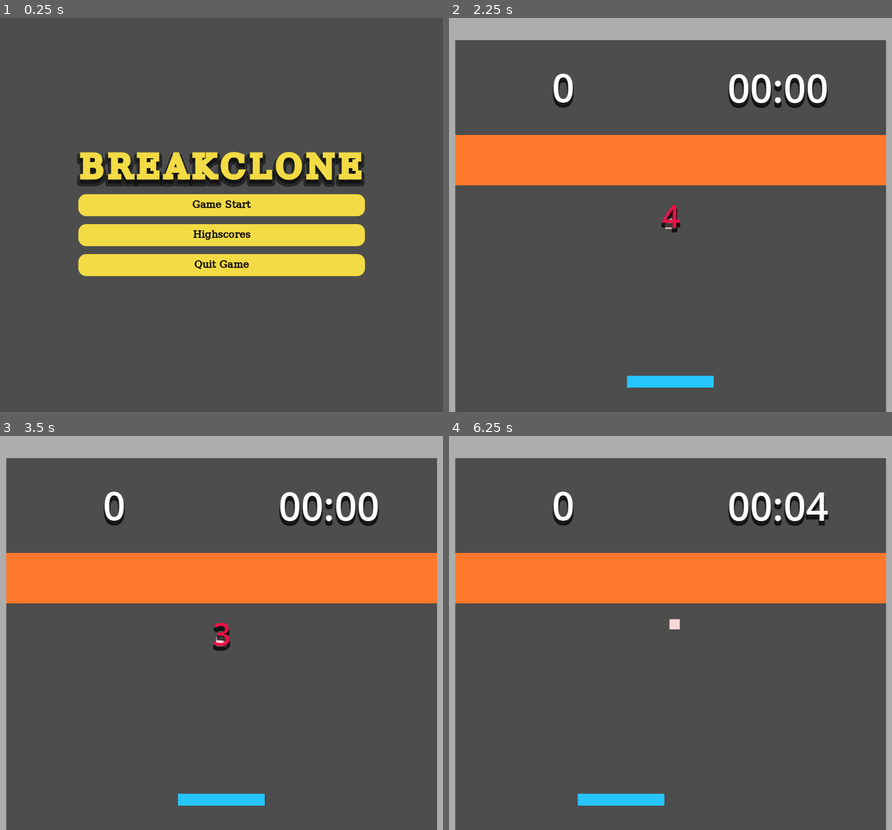
Above: before the commit, frames 1-4 (two rows, left to right).
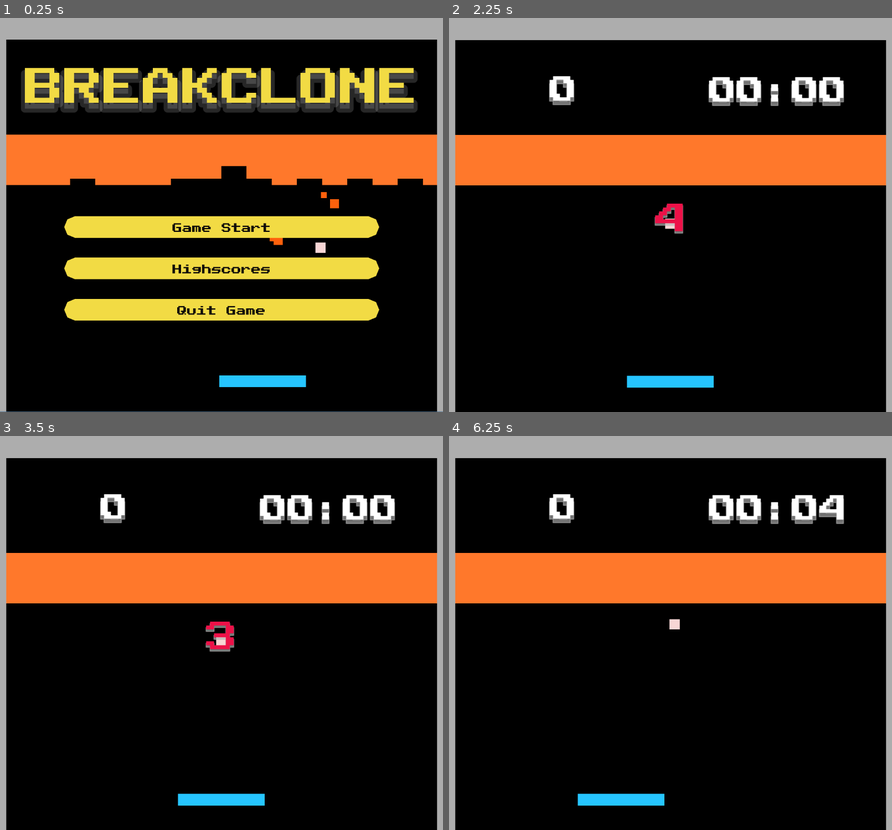
Above: after the commit, the same moments.

Repository: KeiGar/OrbFall
Game: Godot game, scene res://scenes/menus/main_menu_controls.tscn
Two runs of this game, one before a commit and one after it. Both use one fixed random seed, a clock stepped at 60 frames per second and the inputs below.
Inputs:
- Up to frame 1 (0.25 s): no input
- Up to frame 2 (2.25 s): click "Highscores" at 0.5 s; click "Return" at 1.25 s; click "Game Start" at 2 s
- Up to frame 3 (3.5 s): tap Enter at 2.75 s; hold D (player_moveRight) from 2.78 s (still down); hold Enter from 2.78 s (still down)
- Up to frame 4 (6.25 s): tap Space at 3.5, 5 s; release D (player_moveRight) at 3.53 s; release Enter at 3.53 s; hold Shift (slow_down_time) 3.53-4.28 s; tap Enter at 3.6, 4.25, 5.1, 5.75 s; hold Enter 4.28-5.03 s; hold D (player_moveRight) 4.28-5.78 s; hold A (player_moveLeft) from 5.78 s (still down); hold Enter from 5.78 s (still down)

The runs differ from the first frame. In frame 1, 93% of the frame differs, in the area x 0-100%, y 0-100%; in frame 2, 78%; in frame 3, 78%; in frame 4, 78%.
Error in both runs: Trying to assign an array of type "Array" to a variable of type "Array[HighscoreData]". (res://scripts/utils/highscore_manager.gd:18)

Commit message:
added fonts, backgrounds and adjusted styles and layout of menus

Diff:
--- a/scenes/game_assets/game.tscn
+++ b/scenes/game_assets/game.tscn
@@ -2,42 +2,32 @@
 
 [ext_resource type="Script" uid="uid://d1b7odoxshqad" path="res://scripts/game_assets/game.gd" id="1_lbhrr"]
 [ext_resource type="Script" uid="uid://ccm70s242m0kt" path="res://scripts/game_assets/game_timer.gd" id="2_iywne"]
+[ext_resource type="FontFile" uid="uid://dfbrfi1pnqbms" path="res://styles/fonts/PublicPixel-rv0pA.ttf" id="2_pc6uq"]
 [ext_resource type="PackedScene" uid="uid://bfexw7mgg1cck" path="res://scenes/game_assets/level_scene.tscn" id="3_dqskq"]
 [ext_resource type="PackedScene" uid="uid://cd0hrtf2laq6a" path="res://scenes/menus/game_over_screen.tscn" id="7_po76p"]
 [ext_resource type="PackedScene" uid="uid://epwevbbl7hwq" path="res://scenes/menus/pause_menu.tscn" id="7_u5sy4"]
 
-[sub_resource type="LabelSettings" id="LabelSettings_dqskq"]
-font_size = 100
-shadow_size = 10
-shadow_color = Color(0, 0, 0, 0.62352943)
-shadow_offset = Vector2(0, 10)
-
-[sub_resource type="SystemFont" id="SystemFont_iywne"]
-subpixel_positioning = 0
-
 [sub_resource type="LabelSettings" id="LabelSettings_p57ef"]
-font = SubResource("SystemFont_iywne")
+font = ExtResource("2_pc6uq")
 font_size = 80
 font_color = Color(0.92941177, 0.06666667, 0.28235295, 1)
-shadow_size = 10
-shadow_color = Color(0, 0, 0, 0.62352943)
-shadow_offset = Vector2(0, 10)
+shadow_size = 5
+shadow_color = Color(0.70796657, 0.7079665, 0.7079665, 0.62352943)
+shadow_offset = Vector2(0, 5)
 
 [sub_resource type="GDScript" id="GDScript_lbhrr"]
 script/source = "extends Label
 "
 
+[sub_resource type="LabelSettings" id="LabelSettings_dqskq"]
+font = ExtResource("2_pc6uq")
+font_size = 70
+shadow_size = 5
+shadow_color = Color(0.70796657, 0.7079665, 0.7079665, 0.62352943)
+shadow_offset = Vector2(0, 10)
+
 [node name="Game" type="Node2D"]
 script = ExtResource("1_lbhrr")
-
-[node name="ScoreLabel" type="Label" parent="."]
-offset_left = -544.0
-offset_top = -465.0
-offset_bottom = -226.0
-text = "0"
-label_settings = SubResource("LabelSettings_dqskq")
-horizontal_alignment = 1
-vertical_alignment = 1
 
 [node name="GameTimer" type="Node2D" parent="."]
 script = ExtResource("2_iywne")
@@ -65,6 +55,15 @@
 
 [node name="LevelScenes" parent="." instance=ExtResource("3_dqskq")]
 
+[node name="ScoreLabel" type="Label" parent="."]
+offset_left = -544.0
+offset_top = -465.0
+offset_bottom = -226.0
+text = "0"
+label_settings = SubResource("LabelSettings_dqskq")
+horizontal_alignment = 1
+vertical_alignment = 1
+
 [node name="Menus" type="Node2D" parent="."]
 
 [node name="GameOverScreen" parent="Menus" instance=ExtResource("7_po76p")]
--- a/scenes/game_assets/level_scene.tscn
+++ b/scenes/game_assets/level_scene.tscn
@@ -17,6 +17,22 @@
 
 [node name="LevelScenes" type="Node2D"]
 script = ExtResource("1_ro0ch")
+
+[node name="ColorRect" type="ColorRect" parent="."]
+anchors_preset = 8
+anchor_left = 0.5
+anchor_top = 0.5
+anchor_right = 0.5
+anchor_bottom = 0.5
+offset_left = -636.0
+offset_top = -525.0
+offset_right = 643.0
+offset_bottom = 525.0
+grow_horizontal = 2
+grow_vertical = 2
+size_flags_horizontal = 4
+size_flags_vertical = 4
+color = Color(0, 0, 0, 1)
 
 [node name="Player" parent="." instance=ExtResource("1_u48xk")]
 position = Vector2(0, 402)
--- a/scenes/menus/game_over_screen.tscn
+++ b/scenes/menus/game_over_screen.tscn
@@ -2,11 +2,10 @@
 
 [ext_resource type="Script" uid="uid://pi3ngqwfc1dh" path="res://scripts/menus/game_over_screen.gd" id="1_agkj2"]
 [ext_resource type="Theme" uid="uid://kslgr1vu48c6" path="res://styles/main_menu/style_main_menu.tres" id="1_bcvxg"]
-
-[sub_resource type="FontVariation" id="FontVariation_p57ef"]
+[ext_resource type="FontFile" uid="uid://dfbrfi1pnqbms" path="res://styles/fonts/PublicPixel-rv0pA.ttf" id="3_a8ias"]
 
 [sub_resource type="LabelSettings" id="LabelSettings_u5sy4"]
-font = SubResource("FontVariation_p57ef")
+font = ExtResource("3_a8ias")
 font_size = 80
 font_color = Color(1, 0.089999974, 0.089999974, 1)
 shadow_size = 20
--- a/scenes/menus/highscore_menu.tscn
+++ b/scenes/menus/highscore_menu.tscn
@@ -2,14 +2,11 @@
 
 [ext_resource type="Script" uid="uid://d4b10t5ymxudx" path="res://scripts/menus/highscore_menu.gd" id="1_3pnpd"]
 [ext_resource type="Theme" uid="uid://kslgr1vu48c6" path="res://styles/main_menu/style_main_menu.tres" id="1_haig6"]
-
-[sub_resource type="SystemFont" id="SystemFont_haig6"]
-font_weight = 100
-subpixel_positioning = 0
+[ext_resource type="FontFile" uid="uid://dfbrfi1pnqbms" path="res://styles/fonts/PublicPixel-rv0pA.ttf" id="3_54ooy"]
 
 [sub_resource type="Theme" id="Theme_haig6"]
-default_font = SubResource("SystemFont_haig6")
-default_font_size = 30
+default_font = ExtResource("3_54ooy")
+default_font_size = 15
 Label/colors/font_color = Color(1, 1, 1, 1)
 Label/colors/font_outline_color = Color(0, 0, 0, 1)
 Label/colors/font_shadow_color = Color(0, 0, 0, 0)
@@ -18,30 +15,56 @@
 Label/constants/shadow_outline_size = 1
 Label/font_sizes/font_size = 30
 
-[node name="HighscoreMenu" type="BoxContainer"]
+[node name="HighscoreMenu" type="Control"]
+layout_mode = 3
 anchors_preset = 8
 anchor_left = 0.5
 anchor_top = 0.5
 anchor_right = 0.5
 anchor_bottom = 0.5
-offset_left = -102.5
-offset_top = -72.0
-offset_right = 102.5
-offset_bottom = 72.0
+offset_left = -562.5
+offset_top = -500.0
+offset_right = 562.5
+offset_bottom = 500.0
 grow_horizontal = 2
 grow_vertical = 2
+size_flags_horizontal = 4
+size_flags_vertical = 4
 theme = ExtResource("1_haig6")
-theme_override_constants/separation = 20
-alignment = 1
-vertical = true
 script = ExtResource("1_3pnpd")
 
-[node name="Label" type="Label" parent="."]
+[node name="Background" type="ColorRect" parent="."]
+layout_mode = 1
+anchors_preset = 15
+anchor_right = 1.0
+anchor_bottom = 1.0
+grow_horizontal = 2
+grow_vertical = 2
+size_flags_horizontal = 4
+size_flags_vertical = 4
+color = Color(0, 0, 0, 1)
+
+[node name="VBoxContainer" type="VBoxContainer" parent="."]
+layout_mode = 1
+anchors_preset = 8
+anchor_left = 0.5
+anchor_top = 0.5
+anchor_right = 0.5
+anchor_bottom = 0.5
+offset_left = -360.0
+offset_top = -101.0
+offset_right = 360.0
+offset_bottom = 101.0
+grow_horizontal = 2
+grow_vertical = 2
+theme_override_constants/separation = 30
+
+[node name="Label" type="Label" parent="VBoxContainer"]
 layout_mode = 2
 text = "HIGHSCORE"
 horizontal_alignment = 1
 
-[node name="HighscoreTable" type="GridContainer" parent="."]
+[node name="HighscoreTable" type="GridContainer" parent="VBoxContainer"]
 layout_mode = 2
 size_flags_stretch_ratio = 1.05
 theme = SubResource("Theme_haig6")
@@ -49,13 +72,13 @@
 theme_override_constants/v_separation = 2
 columns = 3
 
-[node name="Btn_Return" type="Button" parent="."]
+[node name="Btn_Return" type="Button" parent="VBoxContainer"]
 layout_mode = 2
 text = "Return"
 
-[node name="Btn_Delete" type="Button" parent="."]
+[node name="Btn_Delete" type="Button" parent="VBoxContainer"]
 layout_mode = 2
 text = "Delete All Data"
 
-[connection signal="pressed" from="Btn_Return" to="." method="_on_btn_return_pressed"]
-[connection signal="pressed" from="Btn_Delete" to="." method="_on_btn_delete_pressed"]
+[connection signal="pressed" from="VBoxContainer/Btn_Return" to="." method="_on_btn_return_pressed"]
+[connection signal="pressed" from="VBoxContainer/Btn_Delete" to="." method="_on_btn_delete_pressed"]
--- a/scenes/menus/highscore_saving_screen.tscn
+++ b/scenes/menus/highscore_saving_screen.tscn
@@ -3,45 +3,77 @@
 [ext_resource type="Script" uid="uid://bmsycgxcjaxru" path="res://scripts/menus/highscore_saving_screen.gd" id="1_nqqvx"]
 [ext_resource type="Theme" uid="uid://kslgr1vu48c6" path="res://styles/main_menu/style_main_menu.tres" id="1_qoktr"]
 
-[node name="HighscoreSavingScreen" type="BoxContainer"]
+[node name="HighscoreSavingScreen" type="Control"]
+layout_mode = 3
+anchors_preset = 15
+anchor_right = 1.0
+anchor_bottom = 1.0
+grow_horizontal = 2
+grow_vertical = 2
+size_flags_horizontal = 4
+size_flags_vertical = 4
+theme = ExtResource("1_qoktr")
+script = ExtResource("1_nqqvx")
+
+[node name="Background" type="ColorRect" parent="."]
+layout_mode = 1
 anchors_preset = 8
 anchor_left = 0.5
 anchor_top = 0.5
 anchor_right = 0.5
 anchor_bottom = 0.5
-offset_left = -68.5
-offset_top = -11.5
-offset_right = 128.5
-offset_bottom = 58.5
+offset_left = -559.5
+offset_top = -500.0
+offset_right = 560.5
+offset_bottom = 509.0
 grow_horizontal = 2
 grow_vertical = 2
-theme = ExtResource("1_qoktr")
-theme_override_constants/separation = 20
-alignment = 1
-vertical = true
-script = ExtResource("1_nqqvx")
+size_flags_horizontal = 4
+size_flags_vertical = 4
+color = Color(0, 0, 0, 1)
 
-[node name="LBLNewHighscore" type="Label" parent="."]
+[node name="VBoxContainer" type="VBoxContainer" parent="."]
+layout_mode = 1
+anchors_preset = 8
+anchor_left = 0.5
+anchor_top = 0.5
+anchor_right = 0.5
+anchor_bottom = 0.5
+offset_left = -560.0
+offset_top = -180.0
+offset_right = 560.0
+offset_bottom = 180.0
+grow_horizontal = 2
+grow_vertical = 2
+theme_override_constants/separation = 40
+metadata/_edit_use_anchors_ = true
+
+[node name="LBLNewHighscore" type="Label" parent="VBoxContainer"]
 layout_mode = 2
+size_flags_horizontal = 4
+theme_override_font_sizes/font_size = 60
 text = "NEW HIGHSCORE!"
 horizontal_alignment = 1
 
-[node name="LBLScore" type="Label" parent="."]
+[node name="LBLScore" type="Label" parent="VBoxContainer"]
 layout_mode = 2
+size_flags_horizontal = 4
 text = "0"
 horizontal_alignment = 1
 
-[node name="PlayerNameTextField" type="TextEdit" parent="."]
-custom_minimum_size = Vector2(200, 55)
+[node name="PlayerNameTextField" type="TextEdit" parent="VBoxContainer"]
+custom_minimum_size = Vector2(600, 55)
 layout_mode = 2
+size_flags_horizontal = 4
+size_flags_vertical = 4
 placeholder_text = "Enter your name!"
 tab_input_mode = false
 
-[node name="SaveButton" type="Button" parent="."]
+[node name="SaveButton" type="Button" parent="VBoxContainer"]
 custom_minimum_size = Vector2(200, 50)
 layout_mode = 2
 size_flags_horizontal = 4
 text = "Save"
 
-[connection signal="text_changed" from="PlayerNameTextField" to="." method="_on_player_name_text_field_text_changed"]
-[connection signal="pressed" from="SaveButton" to="." method="_on_save_button_pressed"]
+[connection signal="text_changed" from="VBoxContainer/PlayerNameTextField" to="." method="_on_player_name_text_field_text_changed"]
+[connection signal="pressed" from="VBoxContainer/SaveButton" to="." method="_on_save_button_pressed"]
--- a/scenes/menus/main_menu_controls.tscn
+++ b/scenes/menus/main_menu_controls.tscn
@@ -1,53 +1,90 @@
-[gd_scene load_steps=4 format=3 uid="uid://b3ceglkuwrcgy"]
+[gd_scene load_steps=5 format=3 uid="uid://b3ceglkuwrcgy"]
 
 [ext_resource type="Theme" uid="uid://kslgr1vu48c6" path="res://styles/main_menu/style_main_menu.tres" id="1_3dbro"]
 [ext_resource type="Script" uid="uid://bvu3wucuvgrbn" path="res://scripts/menus/main_menu_controls.gd" id="1_8chms"]
+[ext_resource type="Texture2D" uid="uid://cx6ou7wpcrejj" path="res://styles/art/background/BreakoutClone_MainTitle_2.png" id="3_3dbro"]
 
 [sub_resource type="LabelSettings" id="LabelSettings_8chms"]
-font_size = 80
+font_size = 100
 font_color = Color(0.9490196, 0.85882354, 0.26666668, 1)
 outline_color = Color(0.9490196, 0.85882354, 0.26666668, 1)
-shadow_size = 30
-shadow_color = Color(0, 0, 0, 0.49803922)
-shadow_offset = Vector2(0, 10)
+shadow_size = 40
+shadow_color = Color(1, 1, 1, 0.15294118)
+shadow_offset = Vector2(0, 15)
 
-[node name="MainMenuControls" type="BoxContainer"]
+[node name="MainMenuControls" type="Control"]
+layout_mode = 3
 anchors_preset = 8
 anchor_left = 0.5
 anchor_top = 0.5
 anchor_right = 0.5
 anchor_bottom = 0.5
-offset_left = -48.0
-offset_top = -33.0
-offset_right = 48.0
-offset_bottom = 33.0
+offset_left = -562.5
+offset_top = -500.0
+offset_right = 562.5
+offset_bottom = 500.0
 grow_horizontal = 2
 grow_vertical = 2
+size_flags_horizontal = 4
+size_flags_vertical = 4
 theme = ExtResource("1_3dbro")
-theme_override_constants/separation = 20
-alignment = 1
-vertical = true
 script = ExtResource("1_8chms")
 
+[node name="TextureRect" type="TextureRect" parent="."]
+layout_mode = 1
+anchors_preset = 15
+anchor_right = 1.0
+anchor_bottom = 1.0
+grow_horizontal = 2
+grow_vertical = 2
+texture = ExtResource("3_3dbro")
+
 [node name="Game_Title" type="Label" parent="."]
-layout_mode = 2
+layout_mode = 1
+anchors_preset = 5
+anchor_left = 0.5
+anchor_right = 0.5
+offset_left = -500.0
+offset_top = 115.0
+offset_right = 500.0
+offset_bottom = 215.0
+grow_horizontal = 2
+size_flags_horizontal = 4
 text = "BREAKCLONE"
 label_settings = SubResource("LabelSettings_8chms")
 horizontal_alignment = 1
 
-[node name="Btn_Start" type="Button" parent="."]
+[node name="VBoxContainer" type="VBoxContainer" parent="."]
+layout_mode = 1
+anchors_preset = -1
+anchor_left = 0.5
+anchor_top = 0.5
+anchor_right = 0.5
+anchor_bottom = 0.5
+offset_left = -400.0
+offset_top = 2.5
+offset_right = 400.0
+offset_bottom = 267.5
+grow_horizontal = 2
+grow_vertical = 2
+theme_override_constants/separation = 50
+
+[node name="Btn_Start" type="Button" parent="VBoxContainer"]
 layout_mode = 2
+size_flags_vertical = 4
 text = "Game Start"
 
-[node name="Btn_Highscores" type="Button" parent="."]
+[node name="Btn_Highscores" type="Button" parent="VBoxContainer"]
 layout_mode = 2
+size_flags_vertical = 4
 text = "Highscores"
 
-[node name="Btn_QuitGame" type="Button" parent="."]
+[node name="Btn_QuitGame" type="Button" parent="VBoxContainer"]
 layout_mode = 2
+size_flags_vertical = 4
 text = "Quit Game"
 
-[connection signal="pressed" from="Btn_Start" to="." method="_on_btn_start_pressed"]
-[connection signal="pressed" from="Btn_Start" to="Btn_Start" method="_on_pressed"]
-[connection signal="pressed" from="Btn_Highscores" to="." method="_on_btn_highscores_pressed"]
-[connection signal="pressed" from="Btn_QuitGame" to="." method="_on_btn_quit_game_pressed"]
+[connection signal="pressed" from="VBoxContainer/Btn_Start" to="." method="_on_btn_start_pressed"]
+[connection signal="pressed" from="VBoxContainer/Btn_Start" to="VBoxContainer/Btn_Start" method="_on_pressed"]
+[connection signal="pressed" from="VBoxContainer/Btn_Highscores" to="." method="_on_btn_highscores_pressed"]
+[connection signal="pressed" from="VBoxContainer/Btn_QuitGame" to="." method="_on_btn_quit_game_pressed"]
--- a/scenes/menus/pause_menu.tscn
+++ b/scenes/menus/pause_menu.tscn
@@ -5,9 +5,9 @@
 
 [sub_resource type="LabelSettings" id="LabelSettings_uahpa"]
 font_size = 50
-shadow_size = 10
-shadow_color = Color(0, 0, 0, 0.49803922)
-shadow_offset = Vector2(0, 10)
+shadow_size = 2
+shadow_color = Color(0.70796657, 0.7079665, 0.7079665, 0.62352943)
+shadow_offset = Vector2(0, 5)
 
 [node name="PauseMenu" type="BoxContainer"]
 anchors_preset = 8
@@ -22,7 +22,7 @@
 grow_horizontal = 2
 grow_vertical = 2
 theme = ExtResource("1_7unhi")
-theme_override_constants/separation = 20
+theme_override_constants/separation = 30
 alignment = 1
 vertical = true
 script = ExtResource("1_n87rw")
--- a/scenes/utils/stop_watch.tscn
+++ b/scenes/utils/stop_watch.tscn
@@ -1,14 +1,13 @@
 [gd_scene load_steps=4 format=3 uid="uid://c4t7coci0xjpv"]
 
 [ext_resource type="Script" uid="uid://cxti8s5m0g7xb" path="res://scripts/utils/stop_watch.gd" id="1_3muwl"]
-
-[sub_resource type="FontVariation" id="FontVariation_5s4oe"]
+[ext_resource type="FontFile" uid="uid://dfbrfi1pnqbms" path="res://styles/fonts/PublicPixel-rv0pA.ttf" id="2_p0ryv"]
 
 [sub_resource type="LabelSettings" id="LabelSettings_5s4oe"]
-font = SubResource("FontVariation_5s4oe")
-font_size = 100
-shadow_size = 10
-shadow_color = Color(0, 0, 0, 0.62352943)
+font = ExtResource("2_p0ryv")
+font_size = 70
+shadow_size = 5
+shadow_color = Color(0.70796657, 0.7079665, 0.7079665, 0.62352943)
 shadow_offset = Vector2(0, 10)
 
 [node name="StopWatch" type="BoxContainer"]
--- a/scripts/menus/highscore_menu.gd
+++ b/scripts/menus/highscore_menu.gd
@@ -1,6 +1,5 @@
-extends BoxContainer
-
-@onready var highscore_table: GridContainer = $HighscoreTable
+extends Control
+@onready var highscore_table: GridContainer = $VBoxContainer/HighscoreTable
 const FILEPATH_HIGHSCORE_DATA = "user://highscores.json"
 var fileHandler = HighscoreManager.HighscoreFileHandler.new()
 var Highscores: Array[HighscoreManager.HighscoreData] = []
--- a/scripts/menus/highscore_saving_screen.gd
+++ b/scripts/menus/highscore_saving_screen.gd
@@ -1,7 +1,7 @@
-extends BoxContainer
-@onready var player_name_text_field: TextEdit = $PlayerNameTextField
-@onready var save_button: Button = $SaveButton
-@onready var lbl_score: Label = $LBLScore
+extends Control
+@onready var player_name_text_field: TextEdit = $VBoxContainer/PlayerNameTextField
+@onready var lbl_score: Label = $VBoxContainer/LBLScore
+@onready var save_button: Button = $VBoxContainer/SaveButton
 var player_name: String = ""
 var player_score: int = 0
 var fileHandler:= HighscoreManager.HighscoreFileHandler.new()
--- a/scripts/menus/main_menu_controls.gd
+++ b/scripts/menus/main_menu_controls.gd
@@ -1,4 +1,4 @@
-extends BoxContainer
+extends Control
 const GAME = preload("uid://dld6rt8cylm2")
 const HIGHSCORE_MENU = preload("uid://dymimjcrkx72l")
 
--- a/styles/main_menu/style_main_menu.tres
+++ b/styles/main_menu/style_main_menu.tres
@@ -1,15 +1,7 @@
-[gd_resource type="Theme" load_steps=18 format=3 uid="uid://kslgr1vu48c6"]
+[gd_resource type="Theme" load_steps=14 format=3 uid="uid://kslgr1vu48c6"]
 
 [ext_resource type="StyleBox" uid="uid://bhcupxakggxs6" path="res://styles/main_menu/stylebox_button.tres" id="1_bd13y"]
-
-[sub_resource type="SystemFont" id="SystemFont_ap8hr"]
-font_names = PackedStringArray("Fantasy")
-font_weight = 500
-subpixel_positioning = 0
-
-[sub_resource type="FontVariation" id="FontVariation_wcqp4"]
-base_font = SubResource("SystemFont_ap8hr")
-variation_embolden = 0.75
+[ext_resource type="FontFile" uid="uid://dfbrfi1pnqbms" path="res://styles/fonts/PublicPixel-rv0pA.ttf" id="2_ap8hr"]
 
 [sub_resource type="StyleBoxFlat" id="StyleBoxFlat_lcqjs"]
 content_margin_left = 4.0
@@ -27,10 +19,11 @@
 content_margin_top = 15.0
 content_margin_bottom = 15.0
 bg_color = Color(0.67058825, 0.6039216, 0.1882353, 1)
-corner_radius_top_left = 20
-corner_radius_top_right = 20
-corner_radius_bottom_right = 20
-corner_radius_bottom_left = 20
+corner_radius_top_left = 50
+corner_radius_top_right = 50
+corner_radius_bottom_right = 50
+corner_radius_bottom_left = 50
+corner_detail = 2
 
 [sub_resource type="StyleBoxFlat" id="StyleBoxFlat_4lp7t"]
 content_margin_left = 4.0
@@ -38,11 +31,11 @@
 content_margin_right = 4.0
 content_margin_bottom = 15.0
 bg_color = Color(0.8784314, 0.79607844, 0.24705882, 1)
-corner_radius_top_left = 20
-corner_radius_top_right = 20
-corner_radius_bottom_right = 20
-corner_radius_bottom_left = 20
-corner_detail = 5
+corner_radius_top_left = 50
+corner_radius_top_right = 50
+corner_radius_bottom_right = 50
+corner_radius_bottom_left = 50
+corner_detail = 2
 
 [sub_resource type="StyleBoxFlat" id="StyleBoxFlat_cr45h"]
 content_margin_left = 4.0
@@ -50,19 +43,11 @@
 content_margin_right = 4.0
 content_margin_bottom = 15.0
 bg_color = Color(0.9490196, 0.85882354, 0.26666668, 1)
-corner_radius_top_left = 3
-corner_radius_top_right = 3
-corner_radius_bottom_right = 3
-corner_radius_bottom_left = 3
-corner_detail = 5
-
-[sub_resource type="SystemFont" id="SystemFont_bd13y"]
-font_names = PackedStringArray("Fantasy")
-
-[sub_resource type="FontVariation" id="FontVariation_ap8hr"]
-base_font = SubResource("SystemFont_bd13y")
-variation_embolden = 2.0
-spacing_glyph = 10
+corner_radius_top_left = 50
+corner_radius_top_right = 50
+corner_radius_bottom_right = 50
+corner_radius_bottom_left = 50
+corner_detail = 2
 
 [sub_resource type="StyleBoxFlat" id="StyleBoxFlat_olic7"]
 content_margin_left = 4.0
@@ -86,9 +71,6 @@
 expand_margin_bottom = 2.0
 
 [sub_resource type="StyleBoxEmpty" id="StyleBoxEmpty_ip21h"]
-
-[sub_resource type="SystemFont" id="SystemFont_ip21h"]
-font_names = PackedStringArray("Fantasy")
 
 [sub_resource type="DPITexture" id="DPITexture_q5eem"]
 _source = "<svg xmlns=\"http://www.w3.org/2000/svg\" width=\"8\" height=\"8\"><circle cx=\"4\" cy=\"4\" r=\"1.5\" fill=\"#b2b2b2\" fill-opacity=\".25\"/></svg>
@@ -166,7 +148,7 @@
 Button/constants/icon_max_width = 0
 Button/constants/outline_size = 0
 Button/font_sizes/font_size = 25
-Button/fonts/font = SubResource("FontVariation_wcqp4")
+Button/fonts/font = ExtResource("2_ap8hr")
 Button/styles/disabled = SubResource("StyleBoxFlat_lcqjs")
 Button/styles/focus = SubResource("StyleBoxFlat_3wiw1")
 Button/styles/hover = SubResource("StyleBoxFlat_4lp7t")
@@ -174,14 +156,14 @@
 Button/styles/pressed = SubResource("StyleBoxFlat_cr45h")
 Label/colors/font_color = Color(0.9490196, 0.85882354, 0.26666668, 1)
 Label/colors/font_outline_color = Color(0, 0, 0, 1)
-Label/colors/font_shadow_color = Color(0, 0, 0, 0.49803922)
+Label/colors/font_shadow_color = Color(0.70796657, 0.7079665, 0.7079665, 0.62352943)
 Label/constants/line_spacing = 3
 Label/constants/outline_size = 0
 Label/constants/shadow_offset_x = 0
-Label/constants/shadow_offset_y = 10
-Label/constants/shadow_outline_size = 20
+Label/constants/shadow_offset_y = 5
+Label/constants/shadow_outline_size = 5
 Label/font_sizes/font_size = 80
-Label/fonts/font = SubResource("FontVariation_ap8hr")
+Label/fonts/font = ExtResource("2_ap8hr")
 Label/styles/focus = SubResource("StyleBoxFlat_olic7")
 Label/styles/normal = SubResource("StyleBoxEmpty_ip21h")
 TextEdit/colors/background_color = Color(0, 0, 0, 0)
@@ -201,7 +183,7 @@
 TextEdit/constants/line_spacing = 4
 TextEdit/constants/outline_size = 2
 TextEdit/font_sizes/font_size = 30
-TextEdit/fonts/font = SubResource("SystemFont_ip21h")
+TextEdit/fonts/font = ExtResource("2_ap8hr")
 TextEdit/icons/space = SubResource("DPITexture_q5eem")
 TextEdit/icons/tab = SubResource("DPITexture_3mmmb")
 TextEdit/styles/focus = SubResource("StyleBoxFlat_k0ojj")
--- a/styles/main_menu/stylebox_button.tres
+++ b/styles/main_menu/stylebox_button.tres
@@ -4,7 +4,8 @@
 content_margin_top = 15.0
 content_margin_bottom = 15.0
 bg_color = Color(0.9490196, 0.85882354, 0.26666668, 1)
-corner_radius_top_left = 20
-corner_radius_top_right = 20
-corner_radius_bottom_right = 20
-corner_radius_bottom_left = 20
+corner_radius_top_left = 50
+corner_radius_top_right = 50
+corner_radius_bottom_right = 50
+corner_radius_bottom_left = 50
+corner_detail = 2
Binary file added: styles/art/background/BreakoutClone_MainTitle_2.png
Not shown, added: styles/art/background/BreakoutClone_MainTitle_2.png.import
Binary file added: styles/fonts/PublicPixel-rv0pA.ttf
Not shown, added: styles/fonts/PublicPixel-rv0pA.ttf.import
